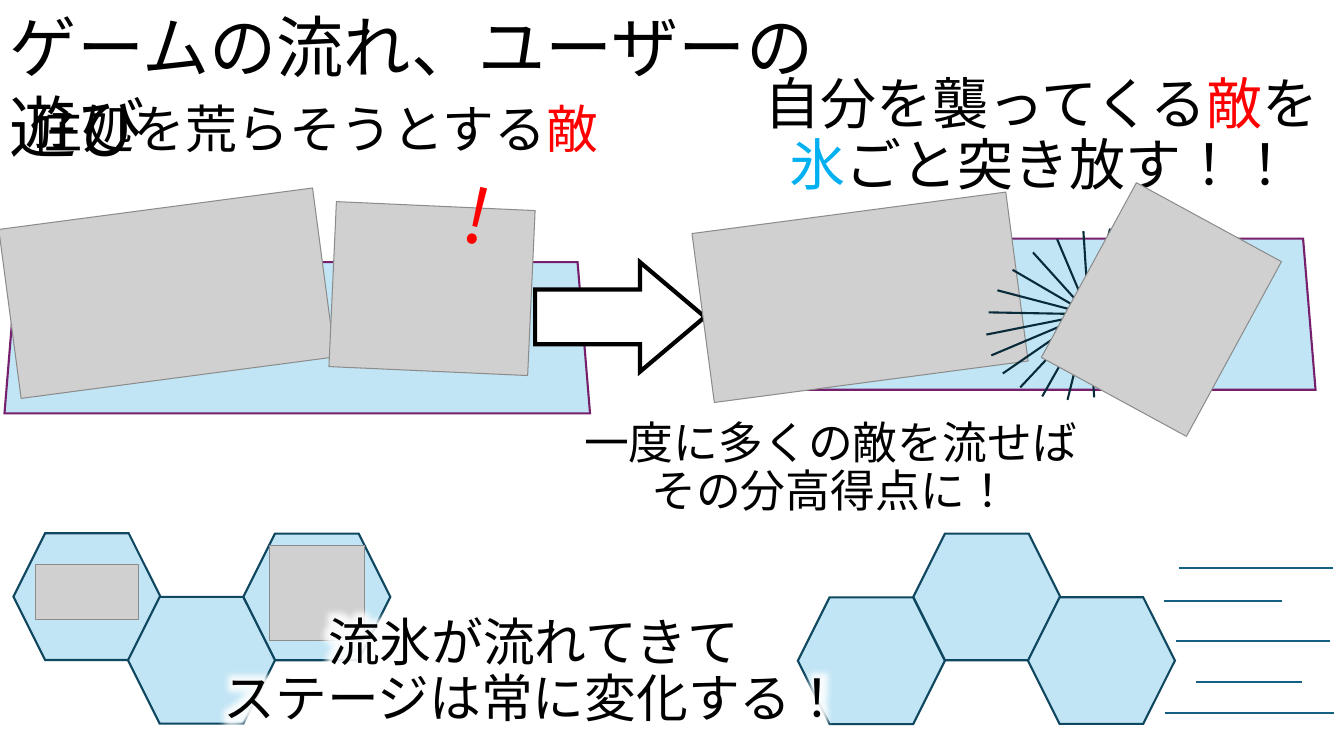
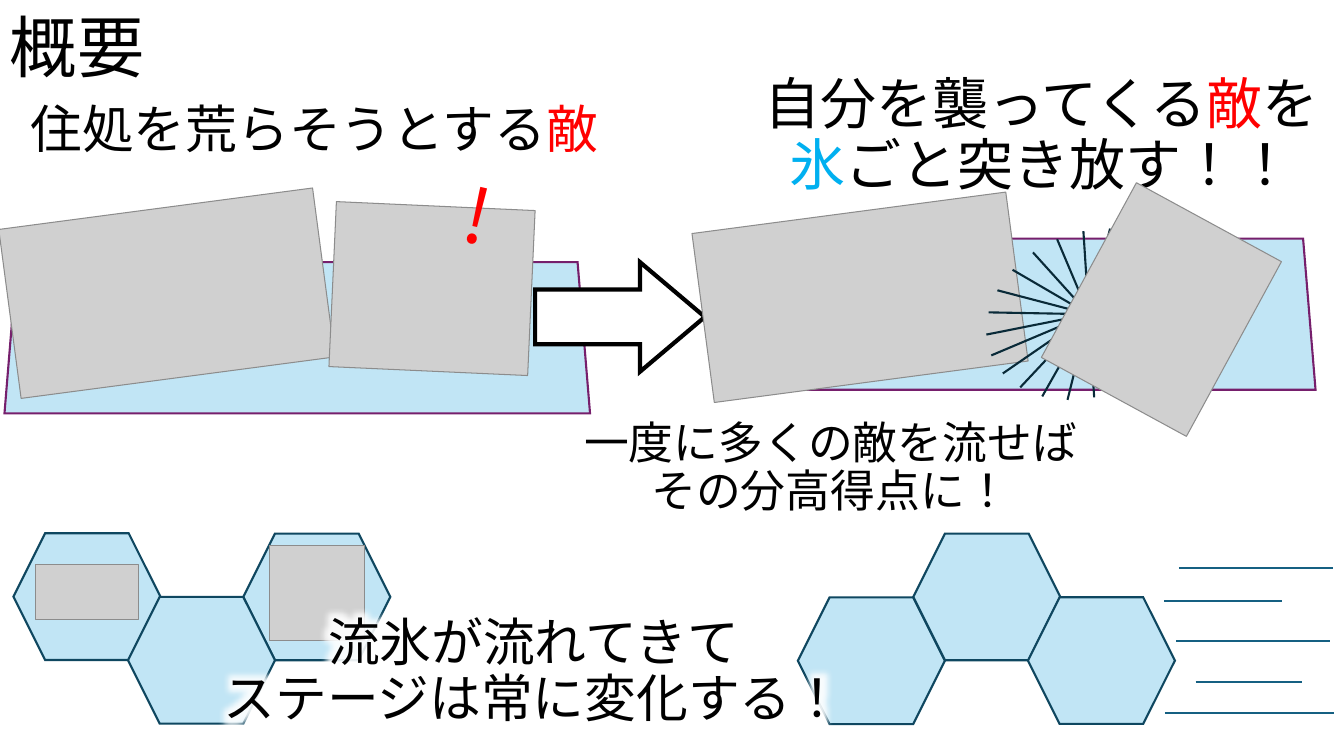
Before and after one commit to RitsukiObara/GraduationTeam, a slide deck: slide 3 of 03_企画書/PenguinPlan.pptx. Drawn at 1344x756 pixels with LibreOffice and Linux fonts; fonts in the diff are those of the drawing; grey boxes stand for pictures. Boxes give left, top, right and bottom in pixels: in the first picture for what was removed or moved away, otherwise in the second. Text is boxed around its words. In the diff, an @@ line names an element or a change of style, - is before the commit and + after.

```diff
--- a/03_企画書/PenguinPlan.pptx
+++ b/03_企画書/PenguinPlan.pptx
@@ text removed at [10,15,813,157] @@
-ゲームの流れ、ユーザーの遊び
@@ text added at [10,15,144,78], 48 pt, text #000000 @@
+概要
```
Also in this commit, not shown: 3 other slides changed, 1 slide added.
